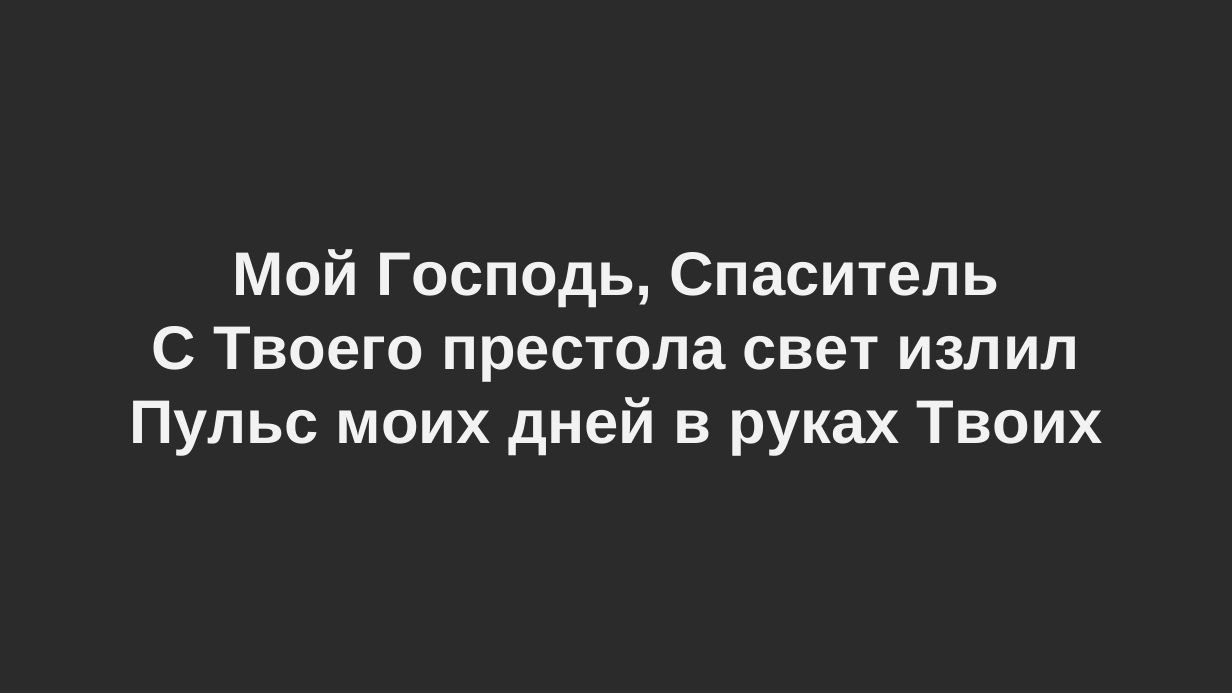
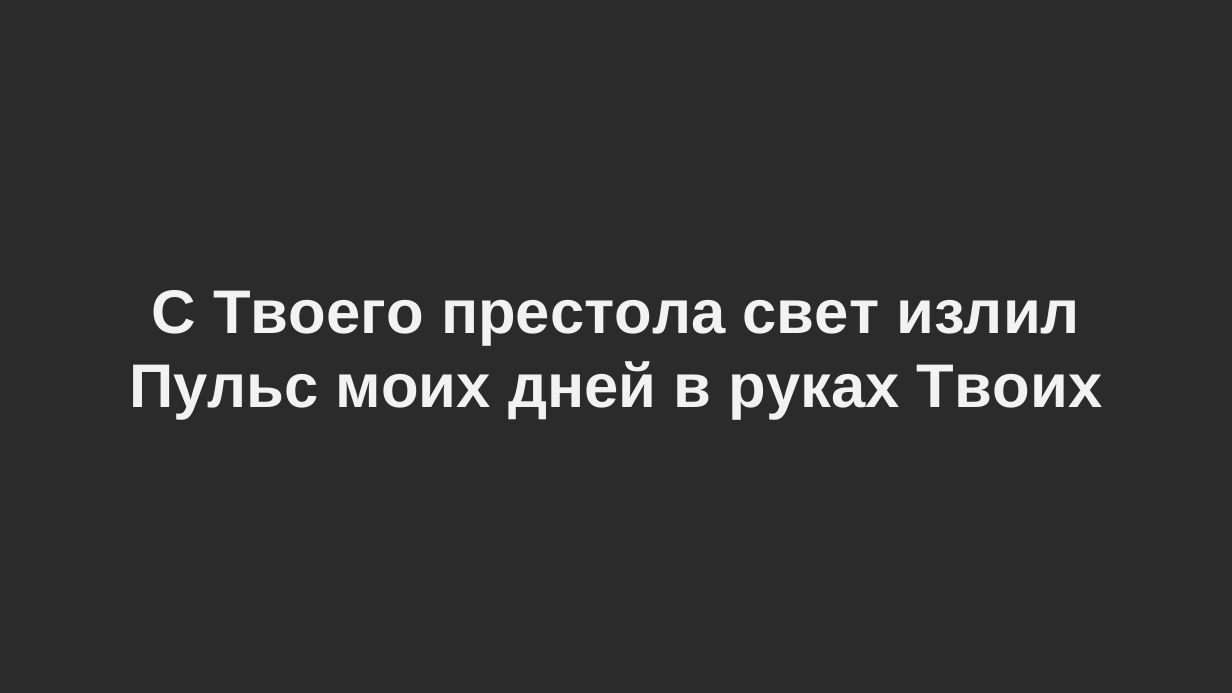
Before and after one commit to oleks-00-1/light-hous-slides, a slide deck: slide 3 of Псалом 61 (В Teбe мoя душa уcпoкoитcя).pptx. Drawn at 1232x693 pixels with LibreOffice and Linux fonts; fonts in the diff are those of the drawing; background and template pictures are left out; a plain dark background stands for a picture behind light text. Boxes give left, top, right and bottom in pixels: in the first picture for what was removed or moved away, otherwise in the second. Text is boxed around its words. In the diff, an @@ line names an element or a change of style, - is before the commit and + after.

```diff
--- a/Псалом 61 (В Teбe мoя душa уcпoкoитcя).pptx
+++ b/Псалом 61 (В Teбe мoя душa уcпoкoитcя).pptx
@@ text "С Tвoeгo пpecтoлa cвeт излил": place and size @@
-text "С Tвoeгo пpecтoлa cвeт излил" at [130,249,1102,455]
+text "С Tвoeгo пpecтoлa cвeт излил" at [130,290,1102,418]
@@ text at [233,249,999,307]: paragraph removed @@
-Moй Гocпoдь, Спacитeль
```
Also in this commit, not shown: 2 other slides changed.
